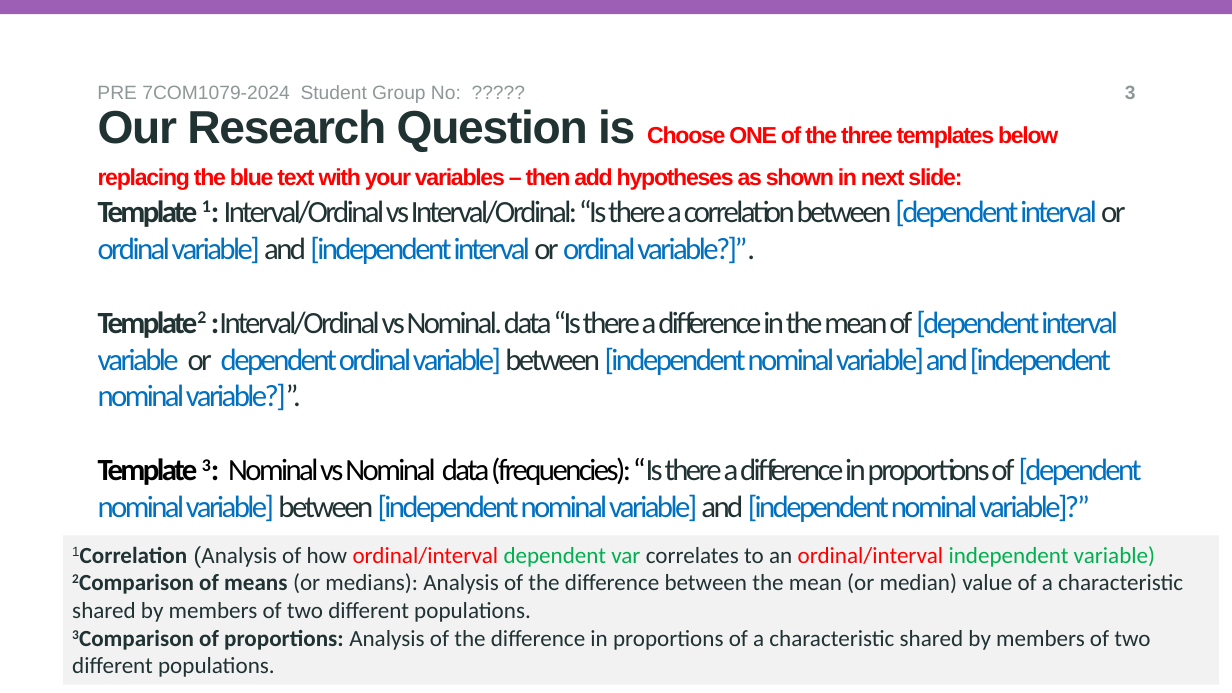
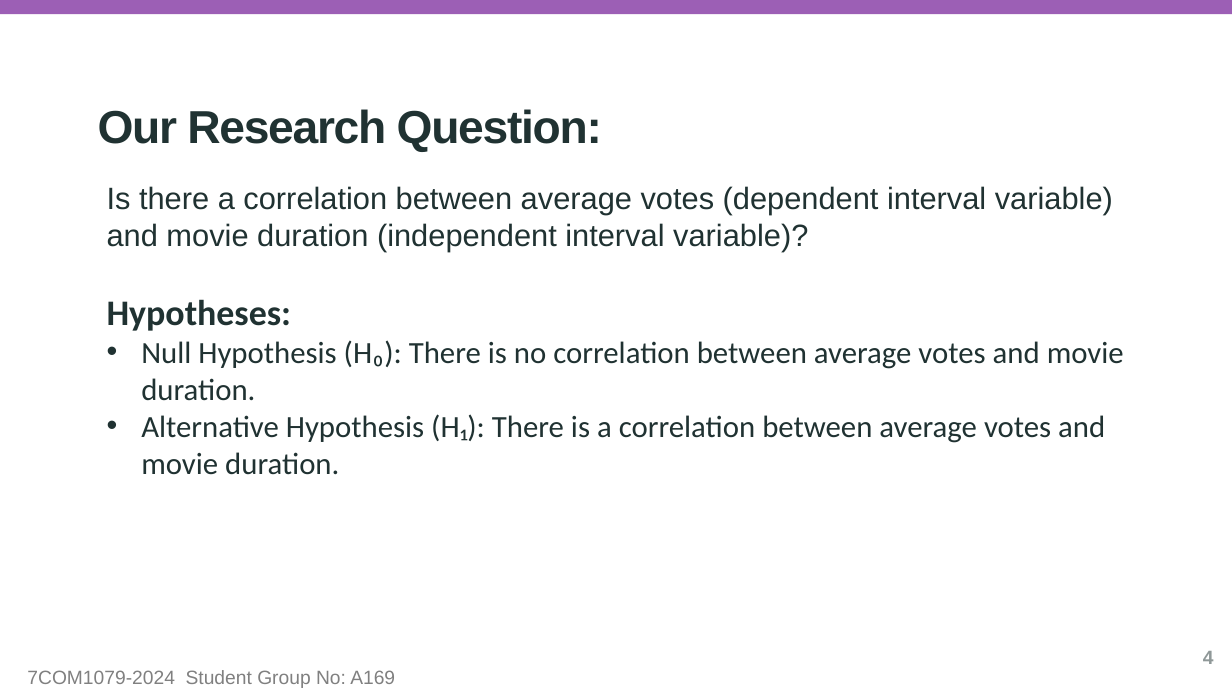
Before and after one commit to esu0hg/Group_A169, a slide deck: slide 4 of reseach_question_presentation_template.pptx (slide 5 before the commit). Drawn at 1232x693 pixels with LibreOffice and Linux fonts; fonts in the diff are those of the drawing; background and template pictures are left out. Boxes give left, top, right and bottom in pixels: in the first picture for what was removed or moved away, otherwise in the second. Text is boxed around its words. In the diff, an @@ line names an element or a change of style, - is before the commit and + after.

Commit message:
Research analysis completed

```diff
--- a/reseach_question_presentation_template.pptx
+++ b/reseach_question_presentation_template.pptx
@@ text removed at (1125,86,1136,99) @@
-3
@@ subtitle at (98,109,602,152): text changed; size 18 to 36 pt; text colour #FF0000 to #203232 @@
-Our Research Question is Choose ONE of the three templates below replacing the blue text with your variables – then add hypotheses as shown in next slide:
+Our Research Question:
@@ title removed at (98,199,1142,522) @@
-Template 1: Interval/Ordinal vs Interval/Ordinal: “Is there a correlation between [dependent interval or ordinal variable] and [independent interval or ordinal variable?]”.
-Template2 :Interval/Ordinal vs Nominal. data “Is there a difference in the mean of [dependent interval variable or dependent ordinal variable] between [independent nominal variable] and [independent nominal variable?]”.
-Template 3: Nominal vs Nominal data (frequencies): “Is there a difference in proportions of [dependent nominal variable] between [independent nominal variable] and [independent nominal variable]?”
@@ text added at (107,186,1124,475), 24 pt, text #203232 @@
+Is there a correlation between average votes (dependent interval variable) and movie duration (independent interval variable)?
+Hypotheses:
+• Null Hypothesis (H₀): There is no correlation between average votes and movie duration.
+• Alternative Hypothesis (H₁): There is a correlation between average votes and movie duration.
@@ rectangle removed at (63,535,1219,685) @@
-1Correlation (Analysis of how ordinal/interval dependent var correlates to an ordinal/interval independent variable)
-2Comparison of means (or medians): Analysis of the difference between the mean (or median) value of a characteristic shared by members of two different populations.
-3Comparison of proportions: Analysis of the difference in proportions of a characteristic shared by members of two different populations.
@@ page number added at (1203,651,1214,664), 15 pt, text #8F9898, bold @@
+4
@@ text at (27,670,395,688): text changed; text colour #8F9898 to #808080 @@
-PRE 7COM1079-2024 Student Group No: ?????
+7COM1079-2024 Student Group No: A169
```
Also in this commit, not shown: 2 other slides changed, 2 slides added, 3 slides removed.
